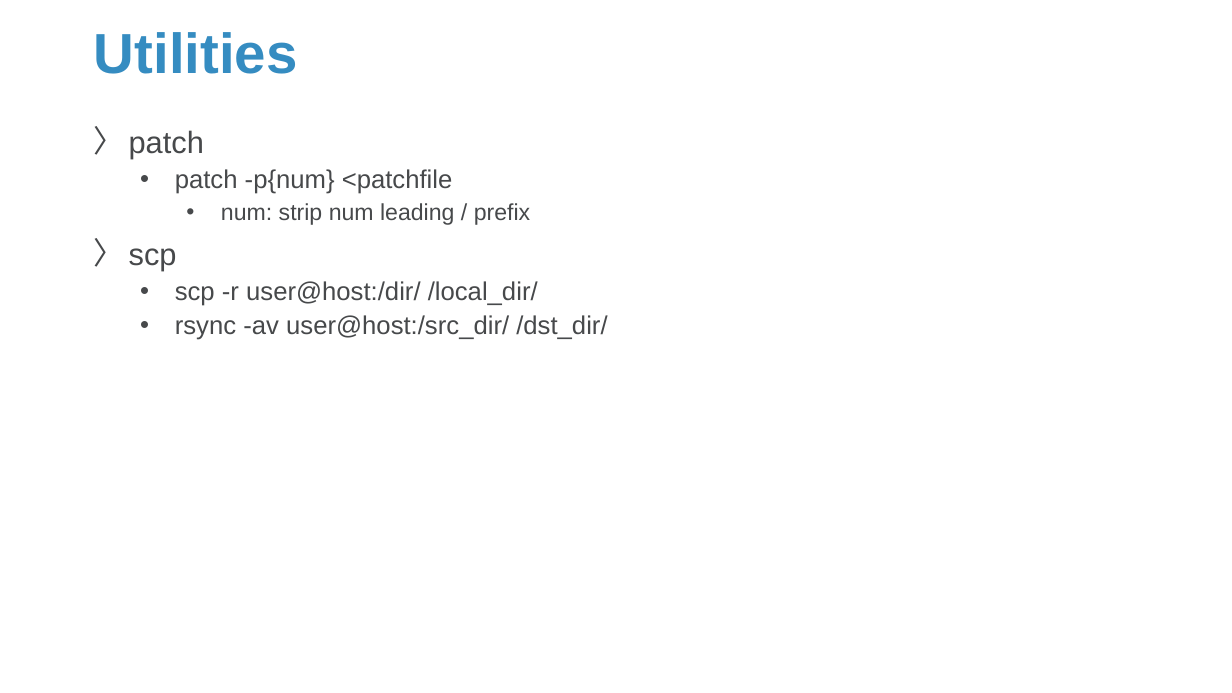
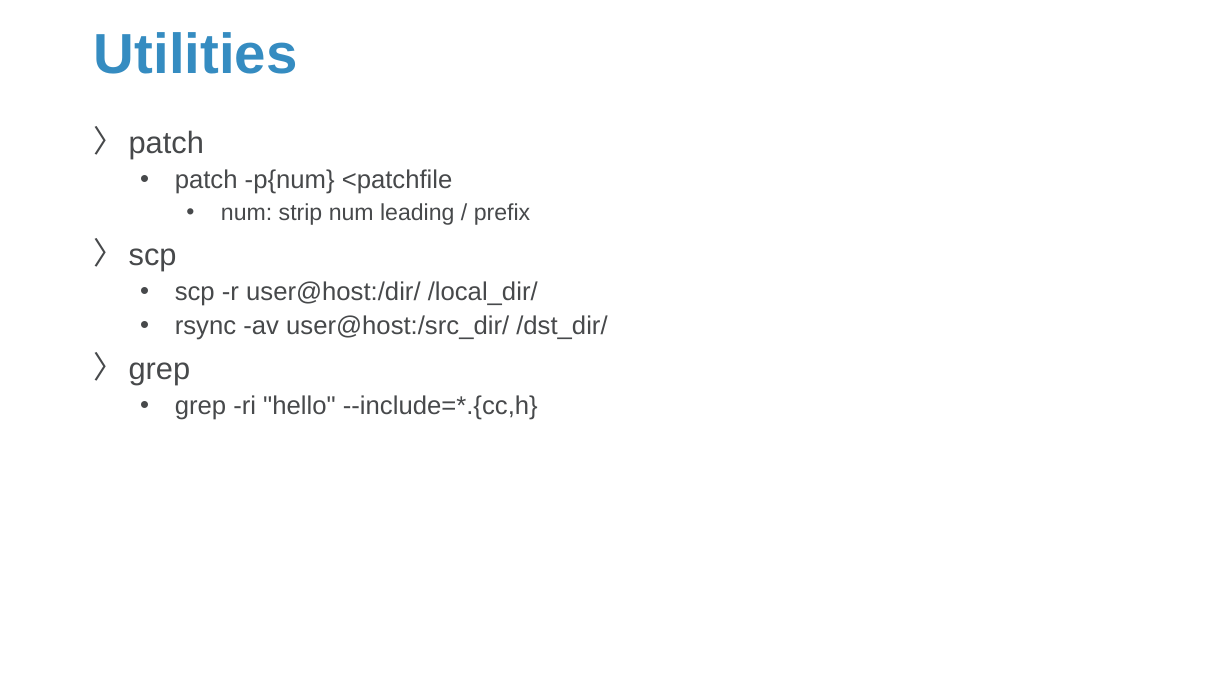
Before and after one commit to Sparks-Lu/TechNotes, a slide deck: slide 20 of Linux/Linux_Notes.pptx (slide 16 before the commit). Drawn at 1232x693 pixels with LibreOffice and Linux fonts; fonts in the diff are those of the drawing; background and template pictures are left out. Boxes give left, top, right and bottom in pixels: in the first picture for what was removed or moved away, otherwise in the second. Text is boxed around its words. In the diff, an @@ line names an element or a change of style, - is before the commit and + after.

```diff
--- a/Linux/Linux_Notes.pptx
+++ b/Linux/Linux_Notes.pptx
@@ text at (129,362,538,420): paragraphs added @@
+〉 grep
+  • grep -ri "hello" --include=*.{cc,h}
```
Also in this commit, not shown: 5 other slides changed, 5 slides added, 13 other files.
